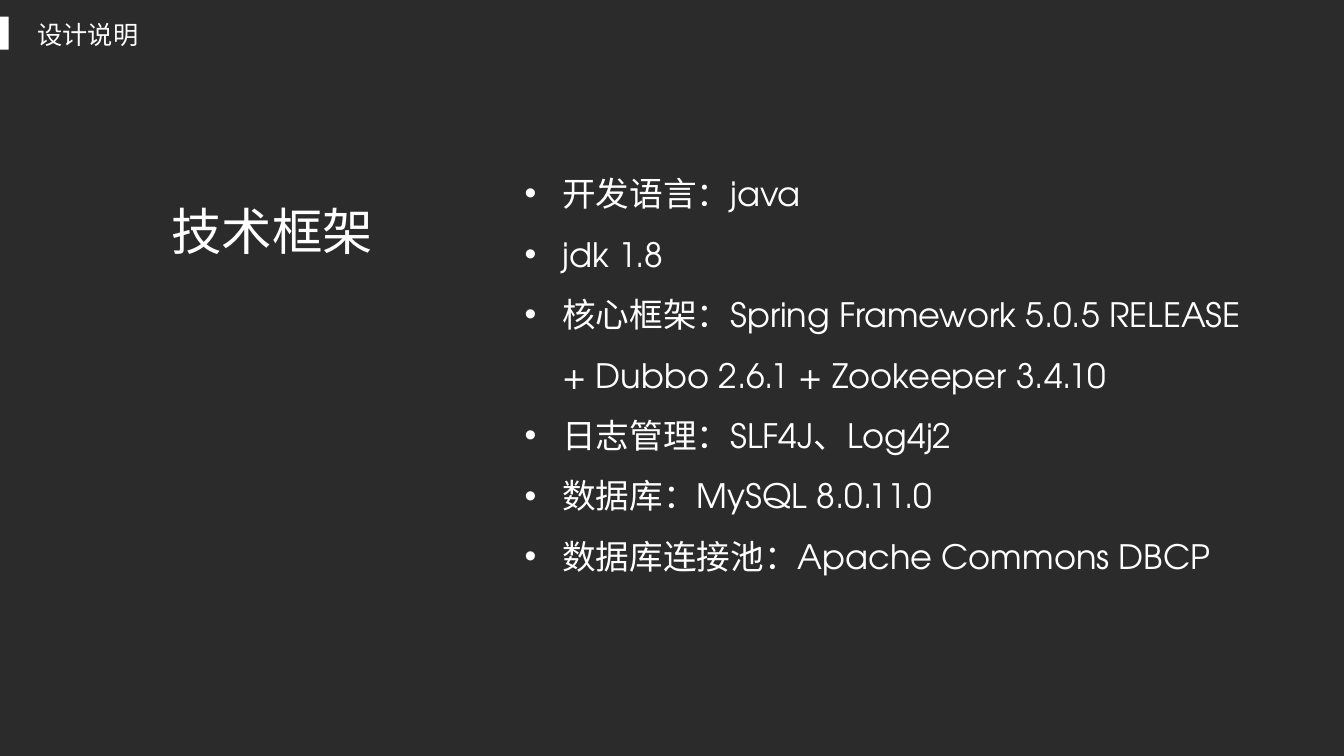
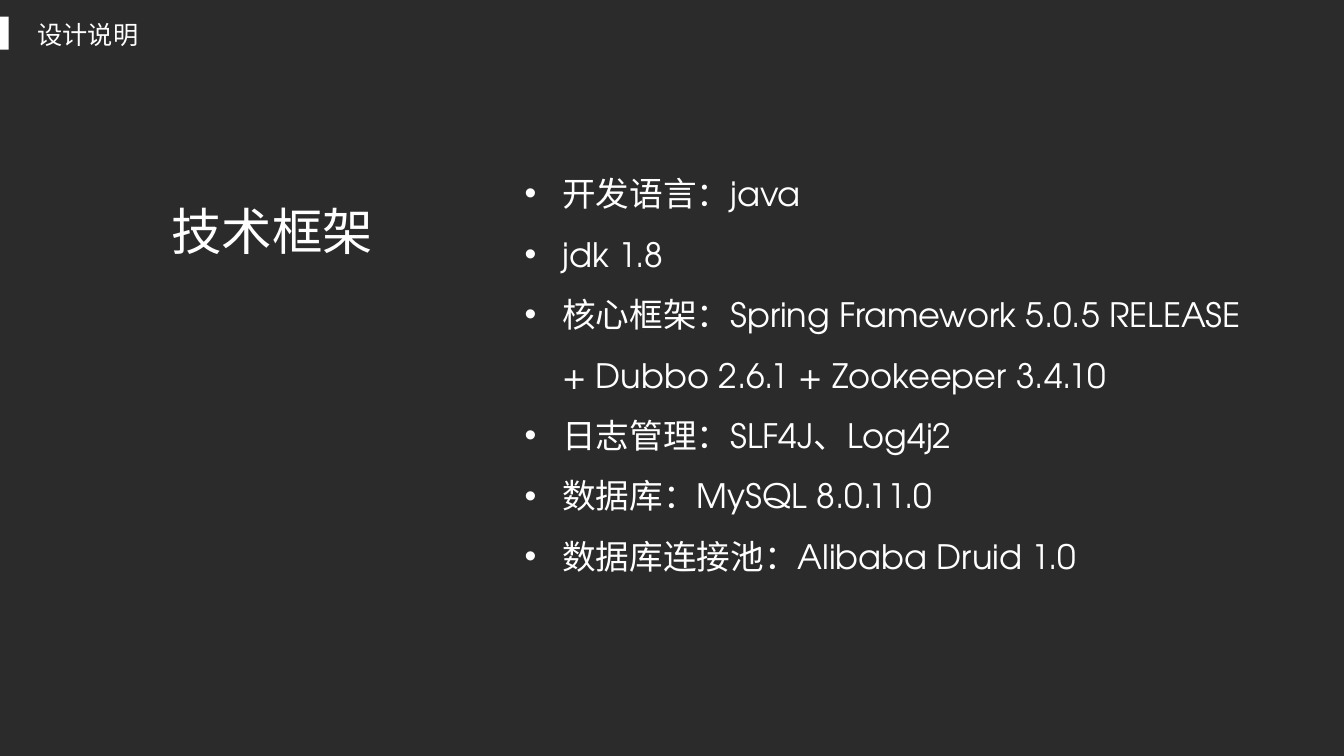
Before and after one commit to AngusMonroe/ClearSettlementSystem, a slide deck: slide 12 of paper/xjx/展示.pptx (slide 8 before the commit). Drawn at 1344x756 pixels with LibreOffice and Linux fonts; fonts in the diff are those of the drawing; background and template pictures are left out; a plain dark background stands for a picture behind light text. Boxes give left, top, right and bottom in pixels: in the first picture for what was removed or moved away, otherwise in the second. Text is boxed around its words. In the diff, an @@ line names an element or a change of style, - is before the commit and + after.

```diff
--- a/paper/xjx/展示.pptx
+++ b/paper/xjx/展示.pptx
@@ text at bbox=[562, 540, 1076, 572]: text changed @@
-• 数据库连接池：Apache Commons DBCP
+• 数据库连接池：Alibaba Druid 1.0
```
Also in this commit, not shown: 6 other slides changed, 4 slides added, 3 other files.
